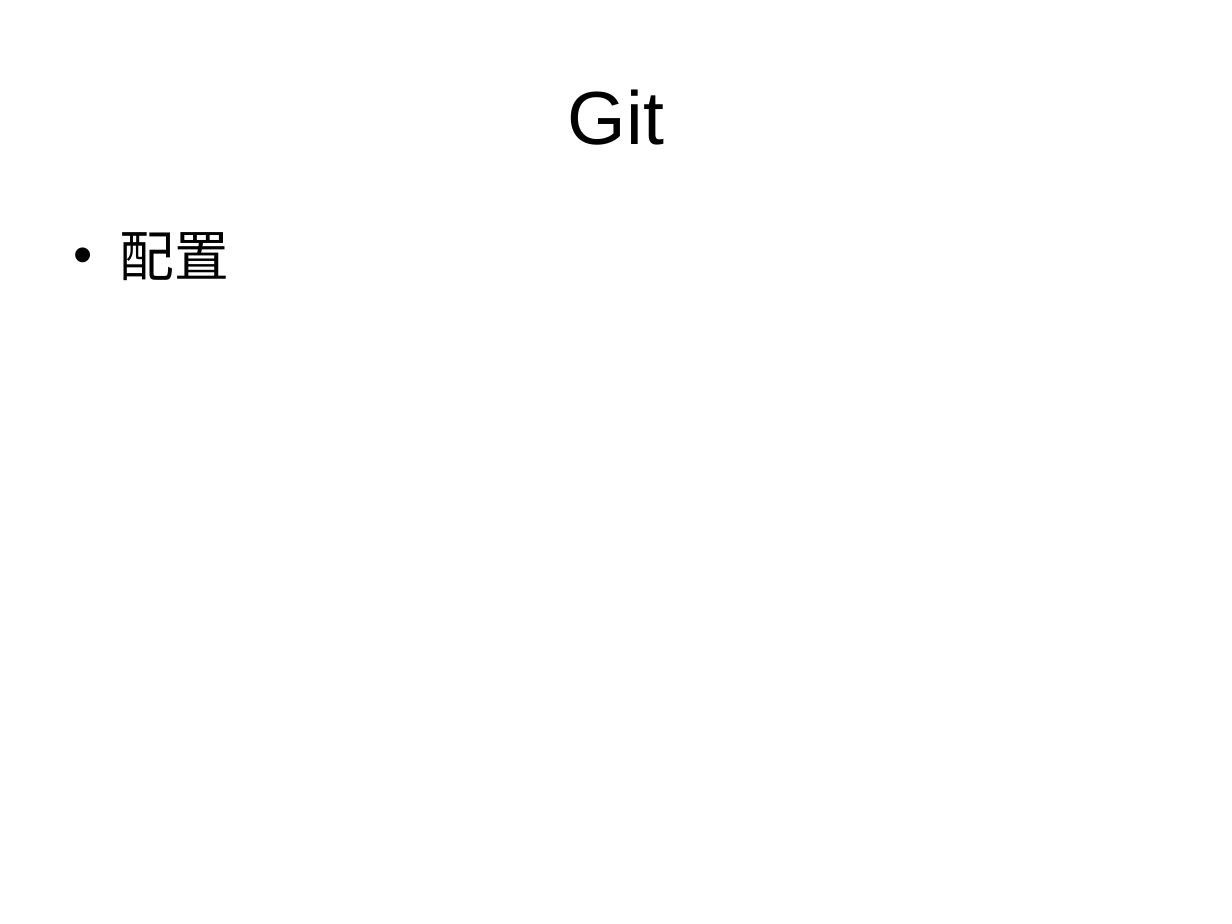
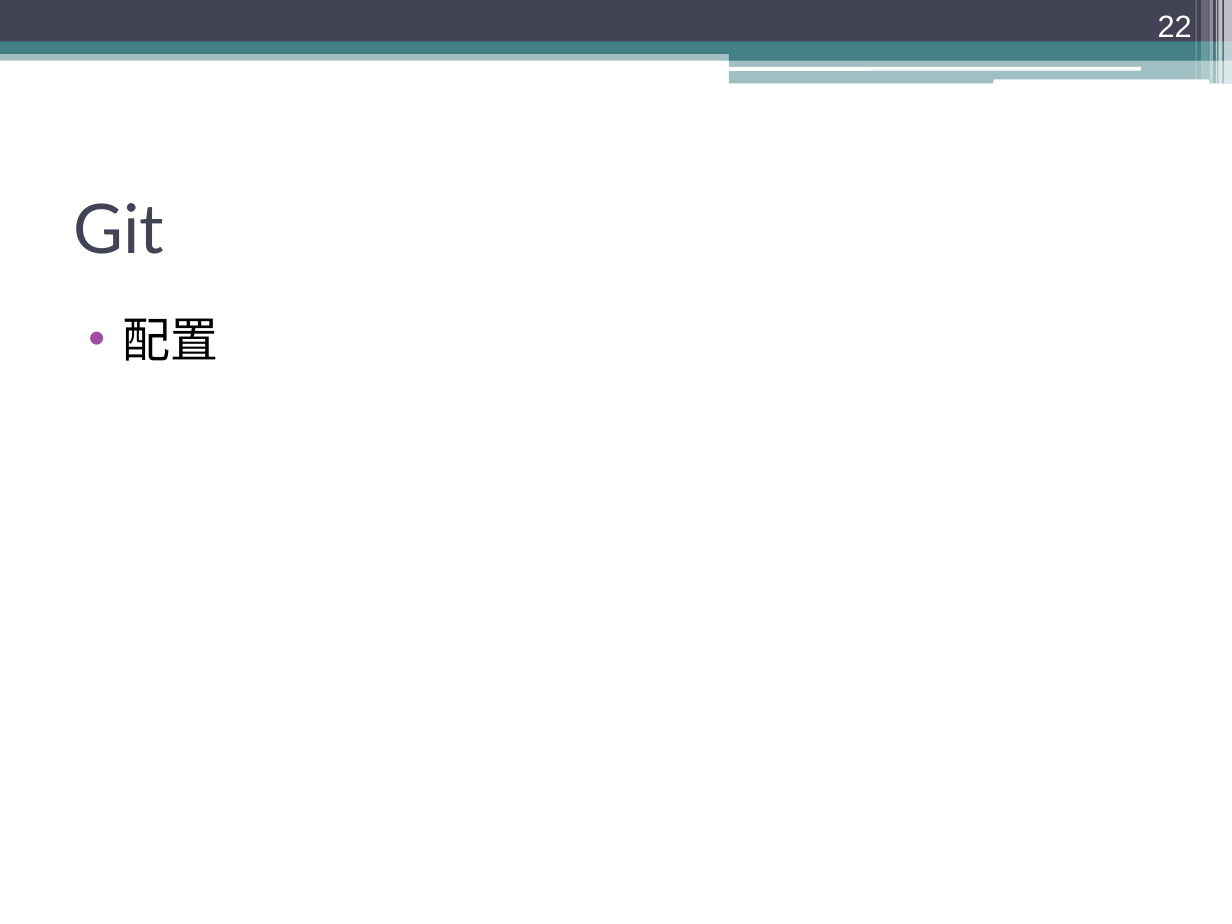
Before and after one commit to Lyon-NEU/Git, a slide deck: slide 22 of git.ppt (slide 17 before the commit). Drawn at 1232x924 pixels with LibreOffice and Linux fonts; fonts in the diff are those of the drawing. Boxes give left, top, right and bottom in pixels: in the first picture for what was removed or moved away, otherwise in the second. Text is boxed around its words. In the diff, an @@ line names an element or a change of style, - is before the commit and + after.

```diff
--- a/git.ppt
+++ b/git.ppt
@@ rectangle added at [0, 0, 1232, 42], fill #424456 @@
@@ page number added at [1158, 15, 1192, 37], 18 pt, text #FFFFFF @@
+22
@@ rectangle added at [1195, 0, 1196, 79], fill #FFFFFF at 30% opacity @@
@@ rectangle added at [1201, 0, 1209, 79], fill #FFFFFF at 20% opacity @@
@@ rectangle added at [1210, 0, 1214, 84], fill #FFFFFF at 40% opacity @@
@@ rectangle added at [1216, 0, 1217, 84], fill #FFFFFF at 60% opacity @@
@@ rectangle added at [1218, 0, 1222, 84], fill #FFFFFF at 65% opacity @@
@@ rectangle added at [1225, 0, 1232, 84], fill #FFFFFF at 65% opacity @@
@@ rectangle added at [0, 49, 1232, 60], fill #438086 at 50% opacity @@
@@ rectangle added at [0, 42, 1232, 54], fill #438086 @@
@@ rectangle added at [729, 48, 1232, 60], fill #438086 @@
@@ rectangle added at [729, 59, 1232, 84], fill #438086 at 50% opacity @@
@@ rounded rectangle added at [728, 67, 1141, 70], fill #FFFFFF @@
@@ rounded rectangle added at [993, 79, 1209, 84], fill #FFFFFF @@
@@ title "Git": place and size @@
-title "Git" at [568, 89, 664, 145]
+title "Git" at [74, 203, 165, 254]
@@ title "Git" at [74, 203, 165, 254]: size 44 to 40 pt, font Arial to Lato, text colour #000000 to #424456; alignment centre to left @@
@@ text "配置": place and size @@
-text "配置" at [120, 232, 230, 281]
+text "配置" at [123, 318, 219, 361]
@@ text "配置" at [123, 318, 219, 361]: size 32 to 28 pt, font Arial to TeX Gyre Schola; indent changed; less space between paragraphs; bullet colour #000000 to #A04DA3 @@
```
Also in this commit, not shown: 16 other slides changed, 11 slides added, 5 slides removed, 4 other files.
